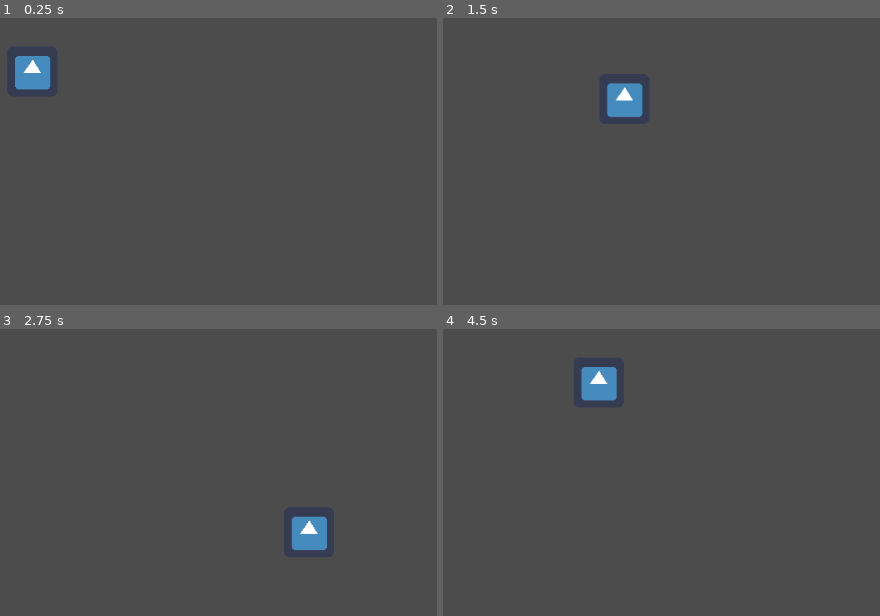
Above: before the commit, frames 1-4 (two rows, left to right).
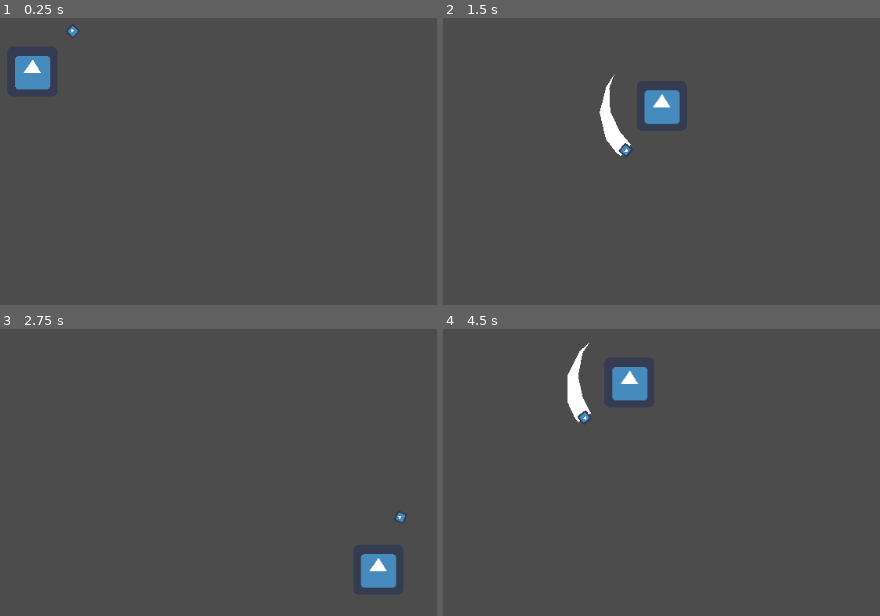
Above: after the commit, the same moments.

Repository: Cabidge/SGD1
Game: Godot game, scene res://assets/Main.tscn
Two runs of this game, one before a commit and one after it. Both use one fixed random seed, a clock stepped at 60 frames per second and the inputs below. The engine's default icon, where the game draws it, is replaced by a stand-in: a white triangle on a blue panel in a dark square.
Inputs (mouse positions are in pixels of both pictures, inside the frame that each line leads up to):
- Up to frame 1 (0.25 s): no input
- Up to frame 2 (1.5 s): tap Enter at 0.5 s; move the mouse to (657, 66) at 0.52 s; press the mouse at (657, 66) at 0.53 s; hold D (move_right) 0.53-1.28 s; move the mouse to (outside the picture) at 1.27 s; release the mouse at (outside the picture) at 1.28 s; hold S (move_down) from 1.28 s (still down); click (outside the picture) at 1.35 s
- Up to frame 3 (2.75 s): move the mouse to (outside the picture) at 2.02 s; release S (move_down) at 2.03 s; press the mouse at (outside the picture) at 2.03 s; hold D (move_right) from 2.03 s (still down)
- Up to frame 4 (4.5 s): move the mouse to (outside the picture) at 2.77 s; release D (move_right) at 2.78 s; release the mouse at (outside the picture) at 2.78 s; hold W (move_up) 2.78-3.53 s; click (outside the picture) at 2.85 s; move the mouse to (718, 472) at 3.52 s; press the mouse at (718, 472) at 3.53 s; hold A (move_left) from 3.53 s (still down); move the mouse to (outside the picture) at 4.27 s; release the mouse at (outside the picture) at 4.28 s; click (outside the picture) at 4.35 s

The runs differ from the first frame. In frame 1, less than 0.1% of the frame differs, in the area x 15-18%, y 2-7%; in frame 2, 2.6%, in the area x 35-55%, y 19-49%; in frame 3, 2.0%; in frame 4, 2.4%.

Commit message:
Finished trail animation.

Diff:
--- a/assets/player/Pivot.gd
+++ b/assets/player/Pivot.gd
@@ -1,4 +1,11 @@
 extends Position2D
+
+onready var trail = $Trail
+
+func _unhandled_input(event):
+	if event.is_action_pressed("attack"):
+		swipe()
 
 func swipe():
 	look_at(get_global_mouse_position())
+	trail.play_swipe()
--- a/assets/player/Player.gd
+++ b/assets/player/Player.gd
@@ -1,6 +1,6 @@
 extends KinematicBody2D
 
-const MAX_SPEED = Global.TILE * 4 # tiles per second
+const MAX_SPEED = Global.TILE * 5 # tiles per second
 
 var velocity : Vector2 = Vector2.ZERO
 
--- a/assets/player/Player.tscn
+++ b/assets/player/Player.tscn
@@ -8,20 +8,19 @@
 [sub_resource type="RectangleShape2D" id=1]
 extents = Vector2( 32, 32 )
 
-[sub_resource type="Curve" id=3]
+[sub_resource type="Curve" id=2]
 _data = [ Vector2( 0, 0 ), 0.0, 0.868636, 0, 0, Vector2( 1, 1 ), -0.802204, 0.0, 0, 0 ]
 
-[sub_resource type="Animation" id=2]
-resource_name = "Swipe"
-length = 0.2
+[sub_resource type="Animation" id=3]
+length = 0.1
 tracks/0/type = "value"
-tracks/0/path = NodePath("Trail/TrailPivot:rotation_degrees")
+tracks/0/path = NodePath("TrailPivot:rotation_degrees")
 tracks/0/interp = 1
 tracks/0/loop_wrap = true
 tracks/0/imported = false
 tracks/0/enabled = true
 tracks/0/keys = {
-"times": PoolRealArray( 0, 0.2 ),
+"times": PoolRealArray( 0, 0.1 ),
 "transitions": PoolRealArray( -2, -2 ),
 "update": 0,
 "values": [ -45.0, 45.0 ]
@@ -43,18 +42,17 @@
 script = ExtResource( 4 )
 
 [node name="Line2D" type="Line2D" parent="Pivot/Trail"]
-width_curve = SubResource( 3 )
+width = 20.0
+width_curve = SubResource( 2 )
 default_color = Color( 1, 1, 1, 1 )
 
 [node name="AnimationPlayer" type="AnimationPlayer" parent="Pivot/Trail"]
-anims/Swipe = SubResource( 2 )
+anims/Swipe = SubResource( 3 )
 
 [node name="TrailPivot" type="Node2D" parent="Pivot/Trail"]
-rotation = 0.785398
-scale = Vector2( 1, 1 )
+rotation = -0.785398
 
 [node name="TrailHead" type="Sprite" parent="Pivot/Trail/TrailPivot"]
-visible = false
 position = Vector2( 73, 0 )
 scale = Vector2( 0.21875, 0.21875 )
 texture = ExtResource( 1 )
--- a/assets/player/Trail.gd
+++ b/assets/player/Trail.gd
@@ -1,6 +1,7 @@
 extends Node2D
 
 var trail_length := 0.0
+var reverse = false
 
 onready var anim_player = $AnimationPlayer
 onready var tween = $Tween
@@ -10,13 +11,18 @@
 func _ready():
 	set_physics_process(false)
 
-func _physics_process(delta):
-	line.add_point(trail_head.global_position - global_position)
+func _process(delta):
+	var point_pos = (trail_head.global_position - global_position).rotated(-global_rotation)
+	line.add_point(point_pos)
 	while line.points.size() > trail_length:
 		line.remove_point(0)
 
 func play_swipe():
-	anim_player.play("Swipe")
+	if reverse:
+		anim_player.play_backwards("Swipe")
+	else:
+		anim_player.play("Swipe")
+	reverse = !reverse
 
 	tween.interpolate_property(self,"trail_length",20.0,0,0.4,Tween.TRANS_QUAD,Tween.EASE_OUT)
 	tween.start()
--- a/project.godot
+++ b/project.godot
@@ -49,6 +49,11 @@
 "events": [ Object(InputEventKey,"resource_local_to_scene":false,"resource_name":"","device":0,"alt":false,"shift":false,"control":false,"meta":false,"command":false,"pressed":false,"scancode":65,"unicode":0,"echo":false,"script":null)
  ]
 }
+attack={
+"deadzone": 0.5,
+"events": [ Object(InputEventMouseButton,"resource_local_to_scene":false,"resource_name":"","device":0,"alt":false,"shift":false,"control":false,"meta":false,"command":false,"button_mask":0,"position":Vector2( 0, 0 ),"global_position":Vector2( 0, 0 ),"factor":1.0,"button_index":1,"pressed":false,"doubleclick":false,"script":null)
+ ]
+}
 
 [rendering]
 
